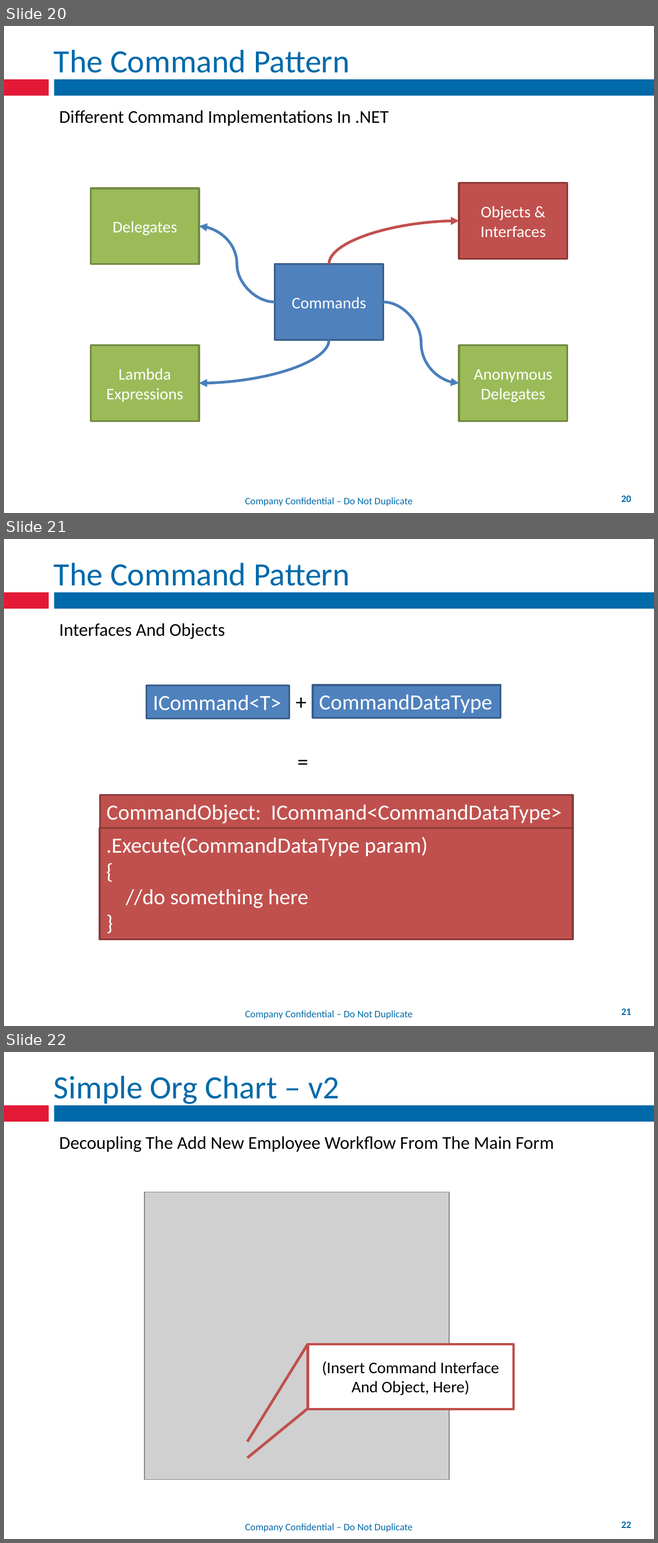
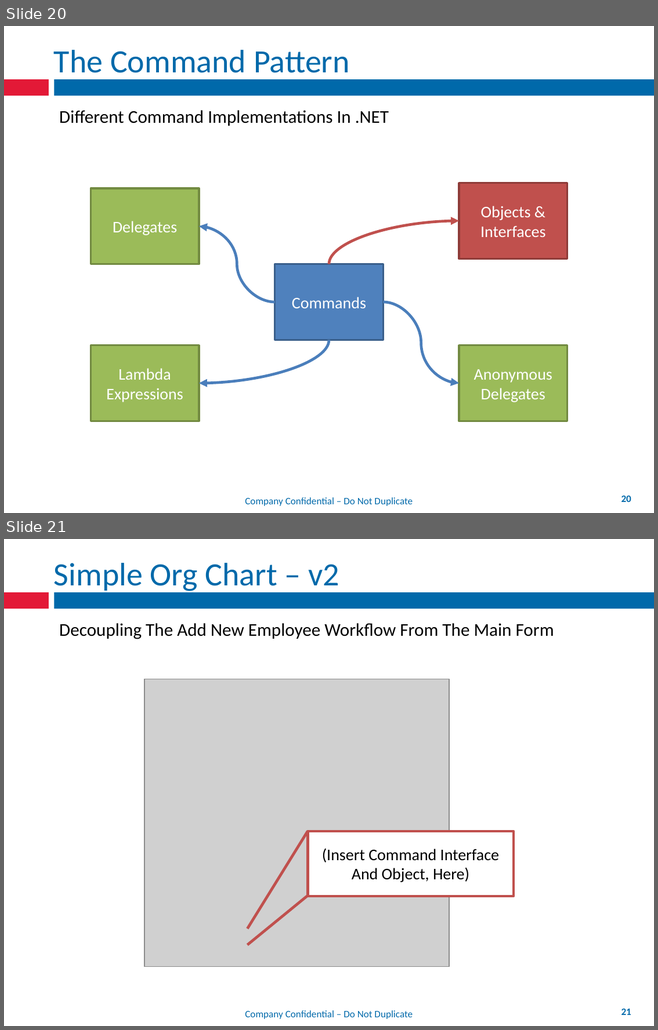
Before and after one commit to mxriverlynn/presentations-and-training, a slide deck: Decoupling Workflow With App Controler/Decoupling Workflow From Forms.pptx. Shown one above the other, each under a label of ours: slides 20, 21 and 22 before the commit, slides 20 and 21 after it. The pictures are 658x1543 and 658x1030 pixels, drawn with LibreOffice and Linux fonts; fonts in the diff are those of the drawing; grey boxes stand for pictures; background and template pictures are left out. Boxes give left, top, right and bottom in pixels: in the first picture for what was removed or moved away, otherwise in the second. Text is boxed around its words. In the diff, an @@ line names an element or a change of style, - is before the commit and + after.

Commit message:
deleted an icommand slide. was too much detail in a slide. will show that incode.

```diff
--- a/Decoupling Workflow With App Controler/Decoupling Workflow From Forms.pptx
+++ b/Decoupling Workflow With App Controler/Decoupling Workflow From Forms.pptx
@@ slide 21 removed at (x1=4, y1=539, x2=654, y2=1026), background #FFFFFF; not listed: 4 template elements that a slide beside it also shows @@
@@ title removed at (x1=54, y1=563, x2=350, y2=593) @@
-The Command Pattern
@@ text removed at (x1=59, y1=623, x2=225, y2=639) @@
-Interfaces And Objects
@@ group removed at (x1=100, y1=685, x2=572, y2=940): 4 rectangles, 2 texts @@
-ICommand<T>
-CommandDataType
-+
-CommandObject: ICommand<CommandDataType>
-=
-.Execute(CommandDataType param)
-{
-//do something here
-}
@@ what was slide 22 is now slide 21 @@
@@ page number at (x1=621, y1=1009, x2=631, y2=1015): text changed @@
-22
+21
```
